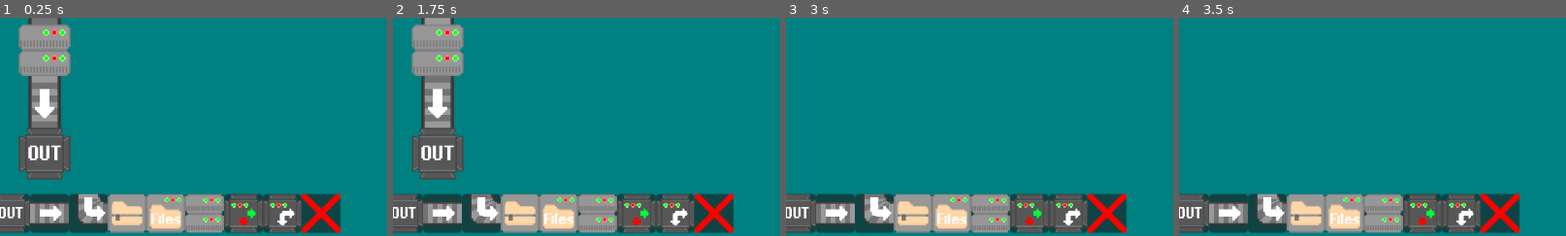
Above: before the commit, frames 1-4 (left to right).
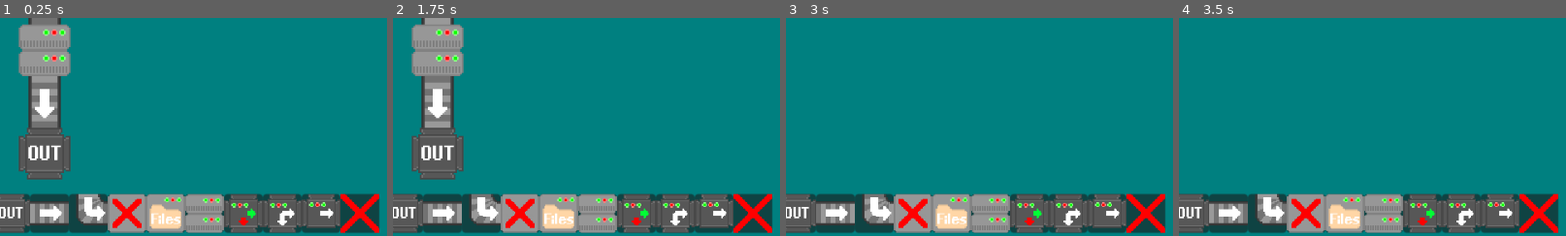
Above: after the commit, the same moments.

Repository: Birb-Games/gmtk-game-jam-2024
Game: Godot game, scene res://scenes/Root.tscn
The game is run twice, just before and just after one commit, with the same random seed, the same clock (stepped at 60 frames per second) and the same inputs.
Inputs (mouse positions are % of the whole screen's width and height, from its top left):
- Up to frame 1 (0.25 s): no input
- Up to frame 2 (1.75 s): click (48, 95) at 0.5 s; click (28, 95) at 1.25 s
- Up to frame 3 (3 s): move the mouse to (72, 45) at 2.02 s; press the mouse at (72, 45) at 2.03 s; hold D (right) 2.03-2.78 s; move the mouse to (30, 55) at 2.77 s; release the mouse at (30, 55) at 2.78 s; hold S (down) from 2.78 s (still down); tap Mouse wheel up (zoom_in) at 2.85 s
- Up to frame 4 (3.5 s): keep holding S (down)
The pictures show only the part of the screen within x 31-81%, y 50-100%; the shares and areas given below are measured in that part.

The runs differ from the first frame. In frame 1, 4.3% of the frame differs, in the area x 28-98%, y 80-99%; in frame 2, 4.3%; in frame 3, 4.3%; in frame 4, 4.3%.

Commit message:
deleted some files and added merger and deleter art

Diff:
--- a/assets/tiles/tiles.tres
+++ b/assets/tiles/tiles.tres
@@ -13,11 +13,11 @@
 0:1/0 = 0
 0:1/0/custom_data_0 = "splitter"
 1:1/0 = 0
-1:1/0/custom_data_0 = "filter"
+1:1/0/custom_data_0 = "green_filter"
 0:2/0 = 0
 0:2/0/custom_data_0 = "storage"
 3:1/0 = 0
-3:1/0/custom_data_0 = "compressor"
+3:1/0/custom_data_0 = "deleter"
 2:3/next_alternative_id = 8
 2:3/animation_frame_0/duration = 0.2
 2:3/animation_frame_1/duration = 0.2
@@ -75,7 +75,11 @@
 2:1/0/custom_data_0 = "server"
 2:0/0 = 0
 1:2/0 = 0
+1:2/0/custom_data_0 = "white_filter"
 2:2/0 = 0
+2:2/0/custom_data_0 = "blue_filter"
+3:2/0 = 0
+3:2/0/custom_data_0 = "merger"
 
 [resource]
 tile_size = Vector2i(32, 32)
--- a/scenes/HUD.tscn
+++ b/scenes/HUD.tscn
@@ -26,7 +26,7 @@
 z_index = 3
 position = Vector2(0, 8)
 scale = Vector2(1.5, 1.5)
-tile_map_data = PackedByteArray("AAAJAAoAAAADAAEAAAAKAAoAAAAAAAIAAAALAAoAAAACAAEAAAAMAAoAAAABAAEAAAANAAoAAAAAAAEAAAAGAAoAAAABAAAAAAAHAAoAAAAAAAMAAAAFAAoAAAAAAAAAAAAIAAoAAAACAAMAAAAOAAoAAAACAAAAAAA=")
+tile_map_data = PackedByteArray("AAAJAAoAAAADAAEAAAAKAAoAAAAAAAIAAAALAAoAAAACAAEAAAAMAAoAAAABAAEAAAANAAoAAAAAAAEAAAAGAAoAAAABAAAAAAAHAAoAAAAAAAMAAAAFAAoAAAAAAAAAAAAIAAoAAAACAAMAAAAOAAoAAAADAAIAAAAPAAoAAAACAAAAAAA=")
 tile_set = ExtResource("1_5sfmw")
 
 [node name="InButton" type="Button" parent="Inventory"]
@@ -137,7 +137,7 @@
 offset_right = 448.0
 offset_bottom = 352.0
 
-[node name="Delete" type="Button" parent="Inventory"]
+[node name="MergerButton" type="Button" parent="Inventory"]
 z_as_relative = false
 anchors_preset = -1
 anchor_left = 0.317
@@ -149,6 +149,18 @@
 offset_right = 480.0
 offset_bottom = 352.0
 
+[node name="Delete" type="Button" parent="Inventory"]
+z_as_relative = false
+anchors_preset = -1
+anchor_left = 0.317
+anchor_top = 0.586
+anchor_right = 0.317
+anchor_bottom = 0.586
+offset_left = 480.0
+offset_top = 320.0
+offset_right = 512.0
+offset_bottom = 352.0
+
 [connection signal="pressed" from="Inventory/InButton" to="." method="_on_in_button_pressed"]
 [connection signal="pressed" from="Inventory/OutButton" to="." method="_on_out_button_pressed"]
 [connection signal="pressed" from="Inventory/CornerBeltButton" to="." method="_on_corner_belt_button_pressed"]
@@ -158,4 +170,5 @@
 [connection signal="pressed" from="Inventory/ServerButton" to="." method="_on_server_button_pressed"]
 [connection signal="pressed" from="Inventory/FilterButton" to="." method="_on_filter_button_pressed"]
 [connection signal="pressed" from="Inventory/SplitterButton" to="." method="_on_splitter_button_pressed"]
+[connection signal="pressed" from="Inventory/MergerButton" to="." method="_on_delete_pressed"]
 [connection signal="pressed" from="Inventory/Delete" to="." method="_on_delete_pressed"]
--- a/scripts/hud.gd
+++ b/scripts/hud.gd
@@ -32,7 +32,7 @@
 
 
 func _on_compressor_button_pressed():
-	selected="compressor"
+	selected="deleter"
 	print("compressor pressed")
 
 
--- a/scripts/root.gd
+++ b/scripts/root.gd
@@ -28,7 +28,7 @@
 	"splitter": Vector2i(0,1),
 	"filter": Vector2i(1,1),
 	"server": Vector2i(2,1),
-	"compressor": Vector2i(3,1),
+	"deleter": Vector2i(3,1),
 	"storage": Vector2i(0,2),
 	"conveyor": Vector2i(0,3),
 	"conveyor_corner": Vector2i(2, 3)
@@ -40,7 +40,7 @@
 	"splitter": 100,
 	"filter": 100,
 	"server": 100,
-	"compressor": 100,
+	"deleter": 100,
 	"storage":100,
 	"conveyor":10,
 	"conveyor_corner":10,
Binary file removed: assets/sprites/minifile.png
Not shown, removed: assets/sprites/minifile.png.import
Binary file removed: assets/sprites/upload.png
Not shown, removed: assets/sprites/upload.png.import
Binary file changed: assets/tiles/tiles.png
Not shown: 1 places in scenes/HUD.tscn that only renumber resources
